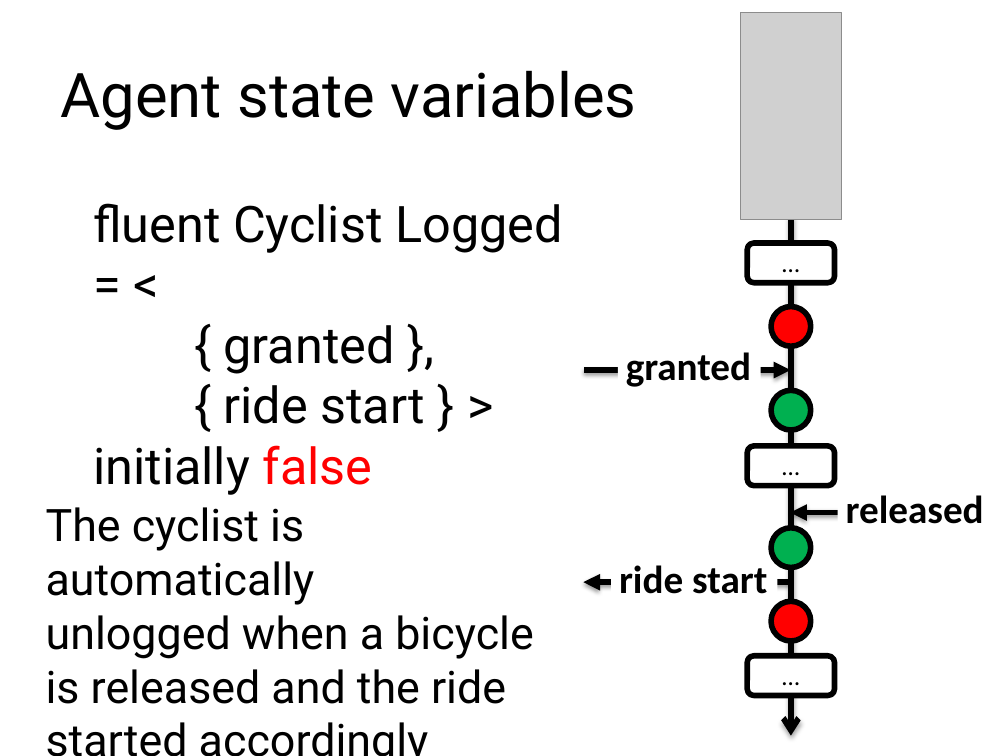
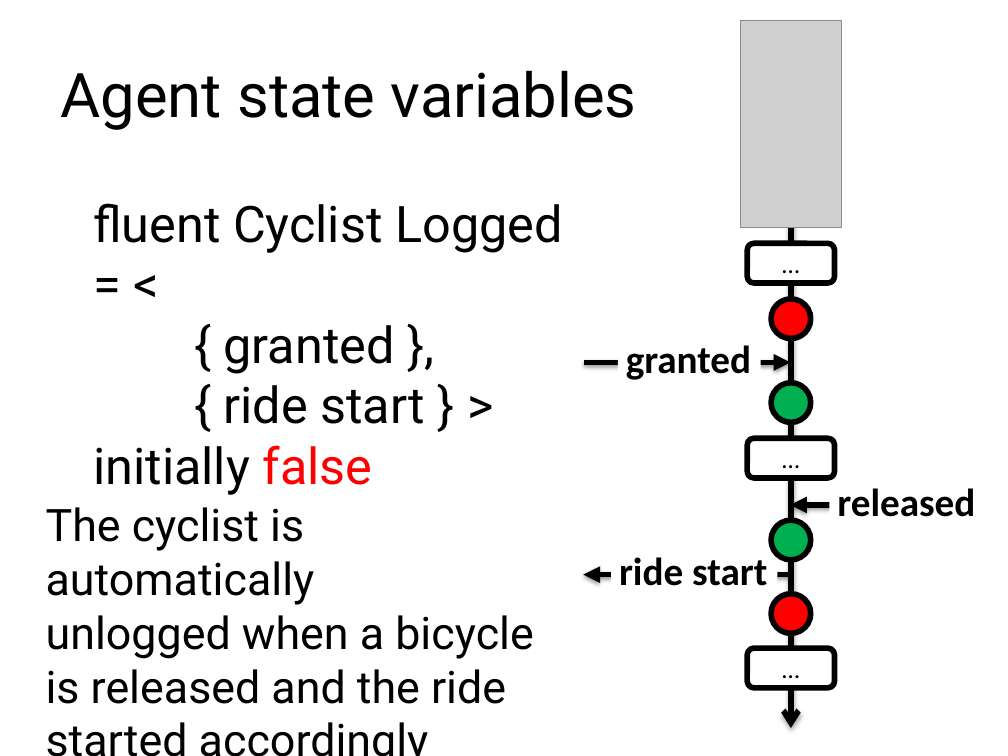
Before and after one commit to blambeau/phd, a slide deck: slide 26 of public-defense/slides.pptx (slide 28 before the commit). Drawn at 1008x756 pixels with LibreOffice and Linux fonts; fonts in the diff are those of the drawing; grey boxes stand for pictures. Boxes give left, top, right and bottom in pixels: in the first picture for what was removed or moved away, otherwise in the second. Text is boxed around its words. In the diff, an @@ line names an element or a change of style, - is before the commit and + after.

```diff
--- a/public-defense/slides.pptx
+++ b/public-defense/slides.pptx
@@ picture: place and size @@
-picture at [741, 12, 842, 219]
+picture at [741, 21, 842, 228]
@@ text "released": place and size @@
-text "released" at [846, 495, 984, 524]
+text "released" at [837, 488, 975, 517]
@@ 2 arrows, 2 ellipses: place and size @@
-2 arrows, 2 ellipses at [585, 306, 965, 512]
+2 arrows, 2 ellipses at [585, 299, 965, 505]
@@ 2 texts, 2 rounded rectangles, 2 arrows, 2 ellipses: place and size @@
-2 texts, 2 rounded rectangles, 2 arrows, 2 ellipses at [584, 216, 835, 736]
+2 texts, 2 rounded rectangles, 2 arrows, 2 ellipses at [584, 208, 835, 728]
```
Also in this commit, not shown: 4 other slides changed, 1 slide added, 2 slides removed.
